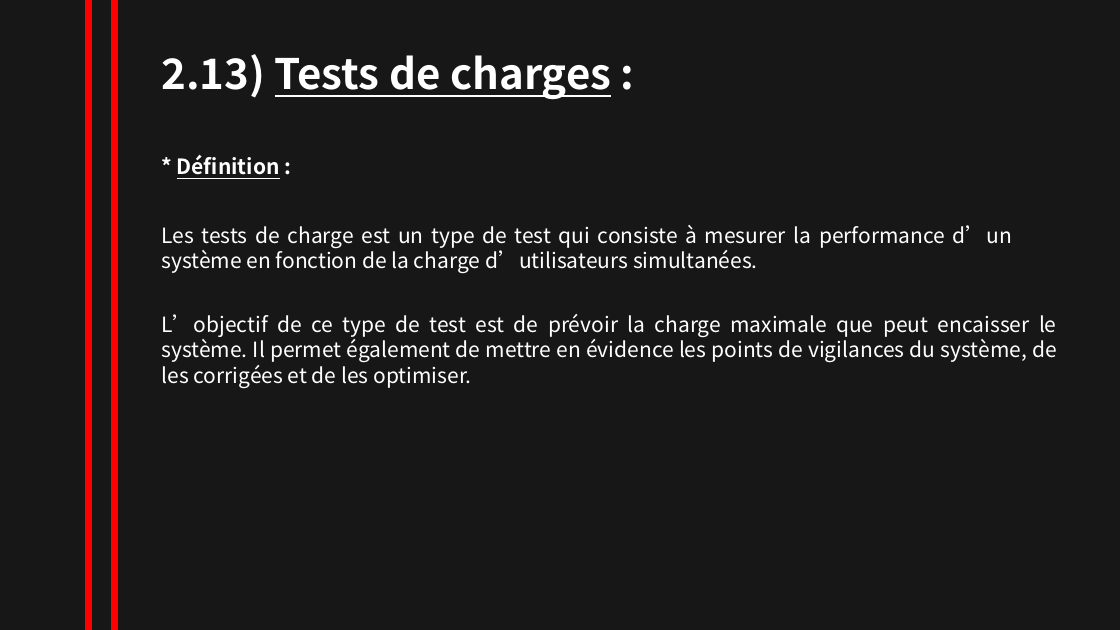
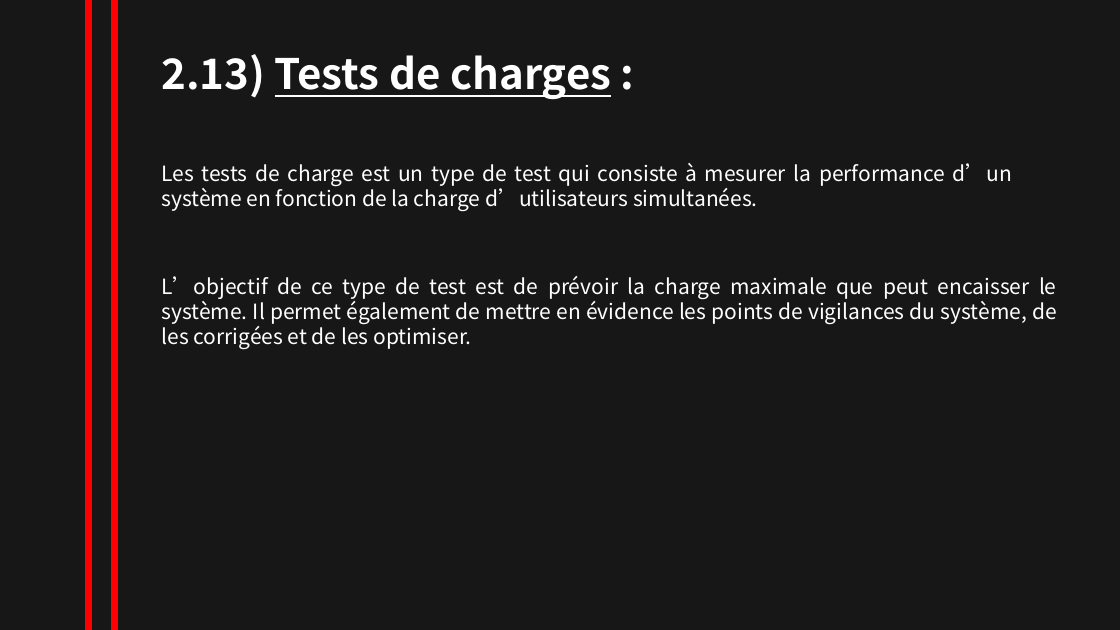
Before and after one commit to NesrineZitouni11/nesrine_zitouni, a slide deck: slide 24 of TRAVAUX/powerpointRevisionISTQB.pptx. Drawn at 1120x630 pixels with LibreOffice and Linux fonts; fonts in the diff are those of the drawing. Boxes give left, top, right and bottom in pixels: in the first picture for what was removed or moved away, otherwise in the second. Text is boxed around its words. In the diff, an @@ line names an element or a change of style, - is before the commit and + after.

```diff
--- a/TRAVAUX/powerpointRevisionISTQB.pptx
+++ b/TRAVAUX/powerpointRevisionISTQB.pptx
@@ text "Les tests de charge est ...": place and size @@
-text "Les tests de charge est ..." at (161,225,1013,273)
+text "Les tests de charge est ..." at (161,163,1013,211)
@@ text removed at (177,155,280,179) @@
-* Définition :
@@ text "L’objectif de ce type de ...": place and size @@
-text "L’objectif de ce type de ..." at (161,314,1057,388)
+text "L’objectif de ce type de ..." at (161,276,1057,349)
```
Also in this commit, not shown: 11 other slides changed, 6 slides added, 1 slide removed.
